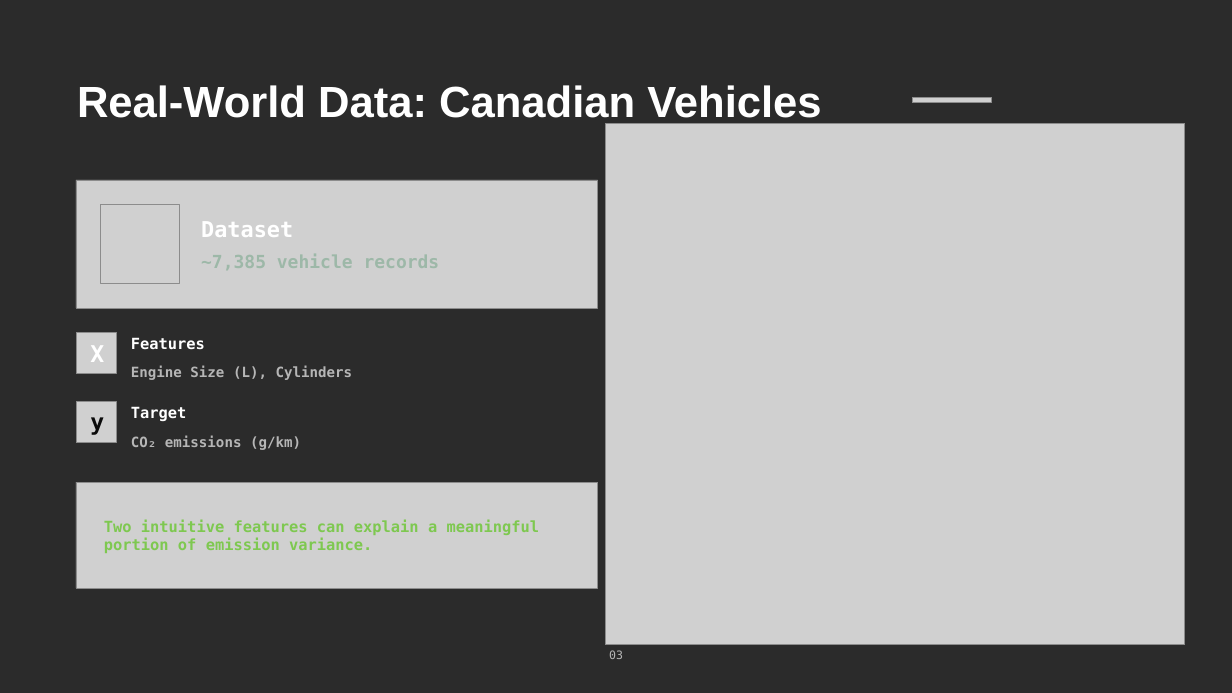
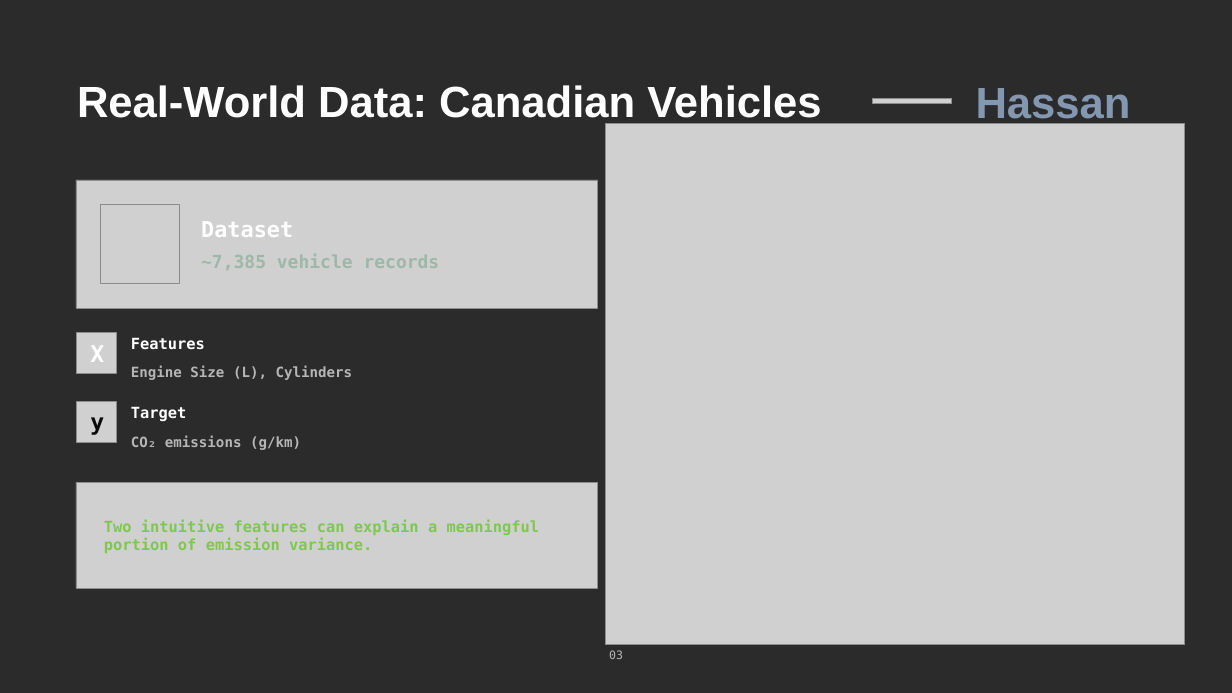
Before and after one commit to AhmedMohammedRo/Linear_Algebra_Project, a slide deck: slide 3 of Linear Regression CO₂ Emissions.pptx. Drawn at 1232x693 pixels with LibreOffice and Linux fonts; fonts in the diff are those of the drawing; grey boxes stand for pictures; background and template pictures are left out; a plain dark background stands for a picture behind light text. Boxes give left, top, right and bottom in pixels: in the first picture for what was removed or moved away, otherwise in the second. Text is boxed around its words. In the diff, an @@ line names an element or a change of style, - is before the commit and + after.

```diff
--- a/Linear Regression CO₂ Emissions.pptx
+++ b/Linear Regression CO₂ Emissions.pptx
@@ text added at [976,88,1131,127], 34 pt, text #8497B0, bold @@
+Hassan
@@ picture: place and size @@
-picture at [913,97,992,103]
+picture at [873,98,952,104]
```
Also in this commit, not shown: 9 other slides changed, 3 other files.
